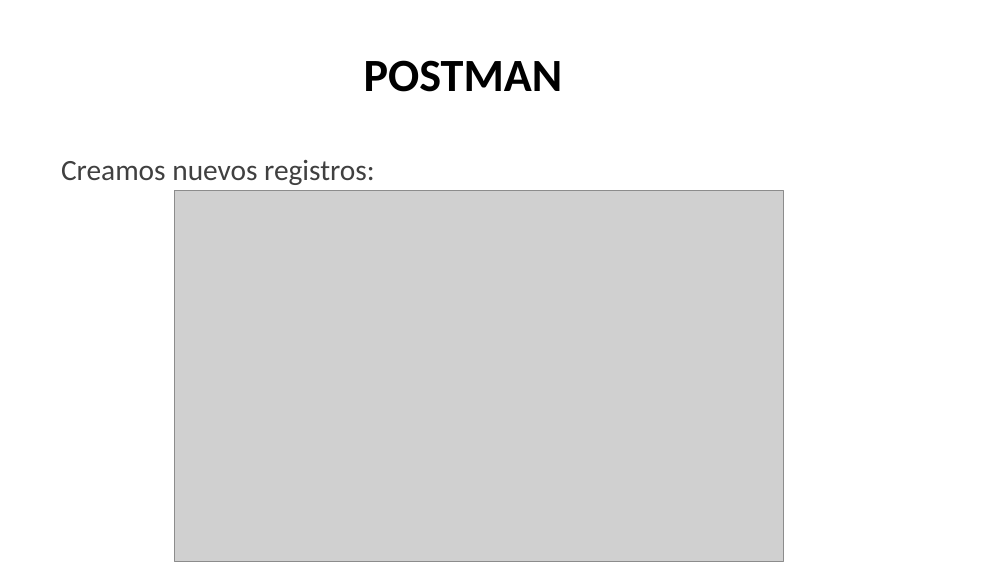
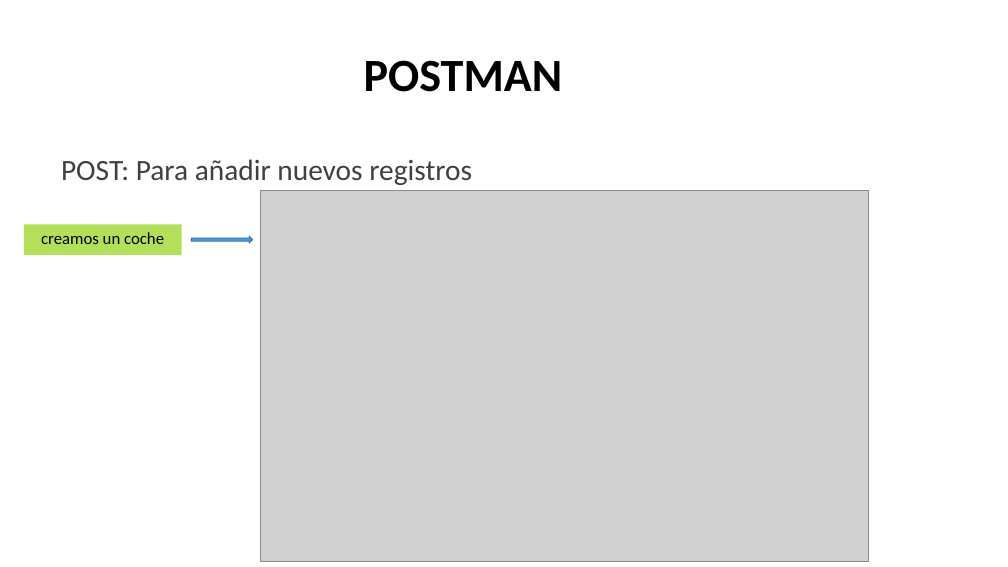
Before and after one commit to Peypa0512/Proyecto_Final, a slide deck: slide 22 of Presentación proyecto.pptx (slide 24 before the commit). Drawn at 1008x567 pixels with LibreOffice and Linux fonts; fonts in the diff are those of the drawing; grey boxes stand for pictures. Boxes give left, top, right and bottom in pixels: in the first picture for what was removed or moved away, otherwise in the second. Text is boxed around its words. In the diff, an @@ line names an element or a change of style, - is before the commit and + after.

```diff
--- a/Presentación proyecto.pptx
+++ b/Presentación proyecto.pptx
@@ text at <box>61,159,472,185</box>: text changed @@
-Creamos nuevos registros:
+POST: Para añadir nuevos registros
@@ picture: place and size @@
-picture at <box>175,191,783,562</box>
+picture at <box>261,191,870,562</box>
@@ rectangle added at <box>23,225,181,255</box>, fill #B4DF5A, 16 pt, text #000000 @@
+creamos un coche
@@ right arrow added at <box>191,237,253,243</box>, fill #5B9BD5, outline #2E75B6 1 pt @@
```
Also in this commit, not shown: 18 other slides changed, 4 slides added, 4 slides removed, 22 other files.
